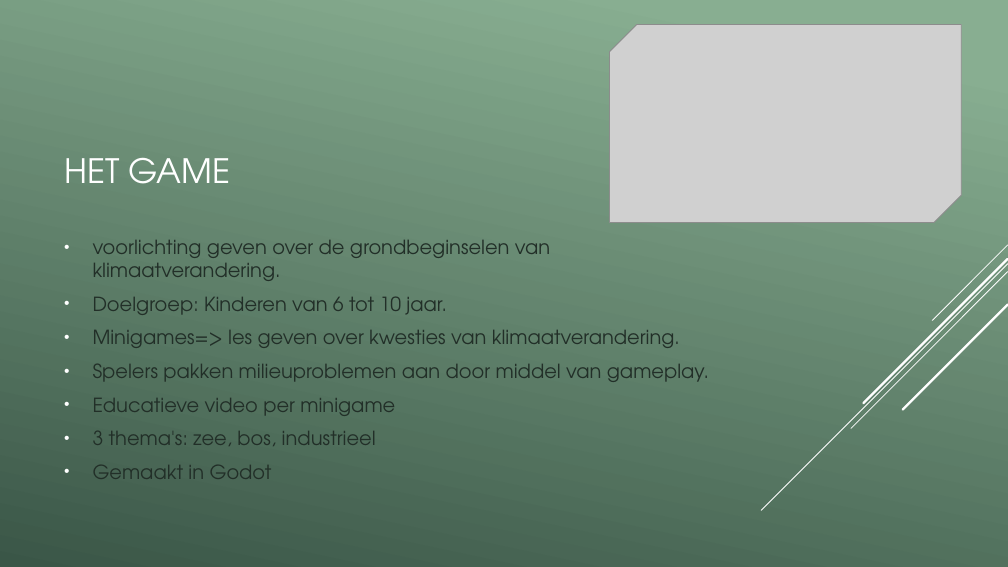
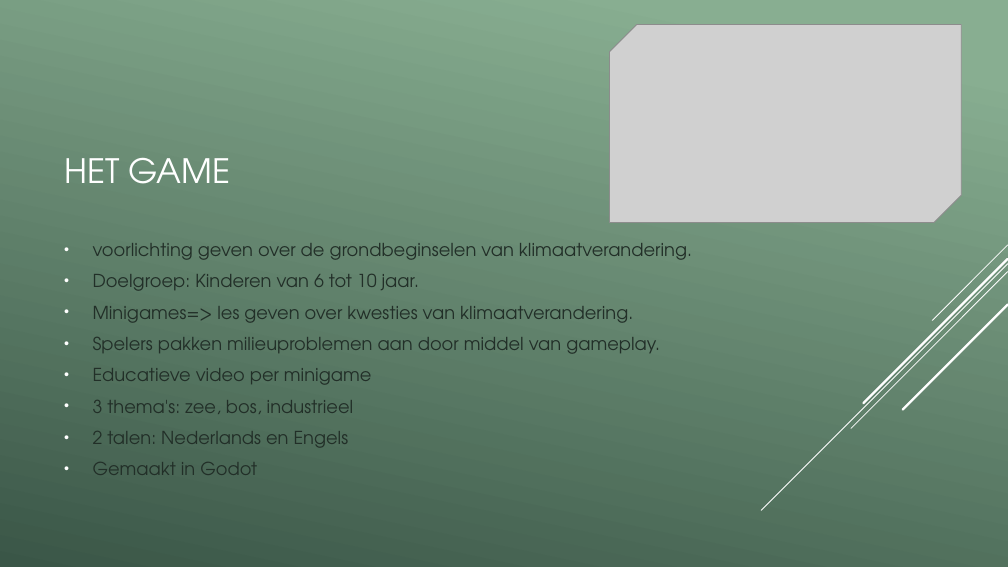
Before and after one commit to vives-project-xp/EducationalGame2, a slide deck: slide 3 of Educational_game_2.pptx. Drawn at 1008x567 pixels with LibreOffice and Linux fonts; fonts in the diff are those of the drawing; grey boxes stand for pictures. Boxes give left, top, right and bottom in pixels: in the first picture for what was removed or moved away, otherwise in the second. Text is boxed around its words. In the diff, an @@ line names an element or a change of style, - is before the commit and + after.

```diff
--- a/Educational_game_2.pptx
+++ b/Educational_game_2.pptx
@@ text at [93,243,692,475]: size 18.5 to 17 pt @@
@@ text at [93,431,349,448]: paragraph added @@
+• 2 talen: Nederlands en Engels
```
Also in this commit, not shown: 3 other slides changed, 1 other file.
